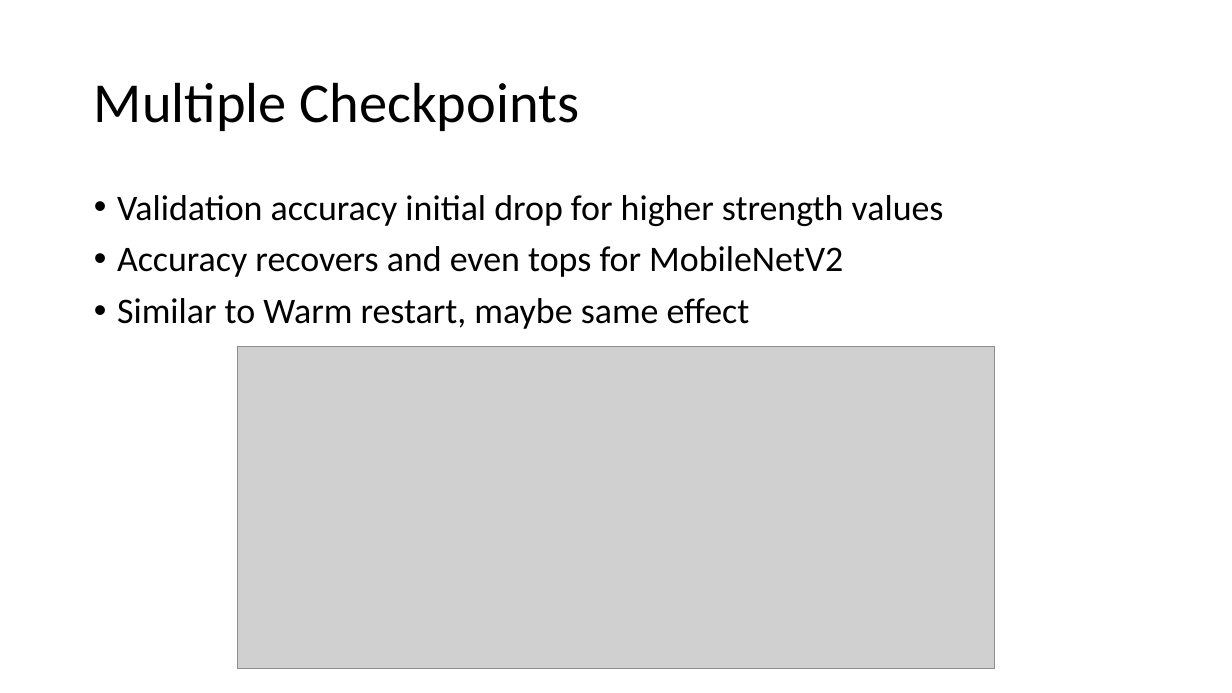
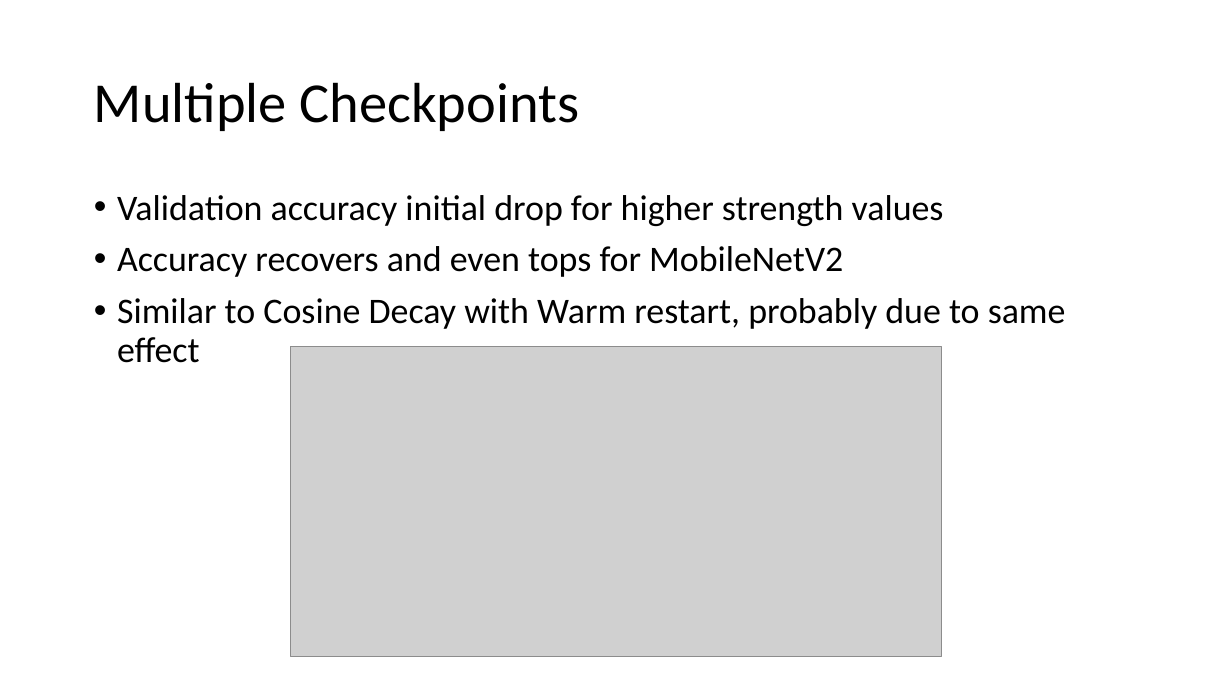
Before and after one commit to philippvb/Bachelorarbeit, a slide deck: slide 31 of presentation/Bachelorthesis_Presentation.odp (slide 35 before the commit). Drawn at 1232x693 pixels with LibreOffice and Linux fonts; fonts in the diff are those of the drawing; grey boxes stand for pictures. Boxes give left, top, right and bottom in pixels: in the first picture for what was removed or moved away, otherwise in the second. Text is boxed around its words. In the diff, an @@ line names an element or a change of style, - is before the commit and + after.

```diff
--- a/presentation/Bachelorthesis_Presentation.odp
+++ b/presentation/Bachelorthesis_Presentation.odp
@@ text at [117,298,1066,363]: text changed @@
-• Similar to Warm restart, maybe same effect
+• Similar to Cosine Decay with Warm restart, probably due to same effect
@@ picture: place and size @@
-picture at [238,347,994,668]
+picture at [290,347,942,656]
```
Also in this commit, not shown: 20 other slides changed, 16 slides added, 5 slides removed, 21 other files.
